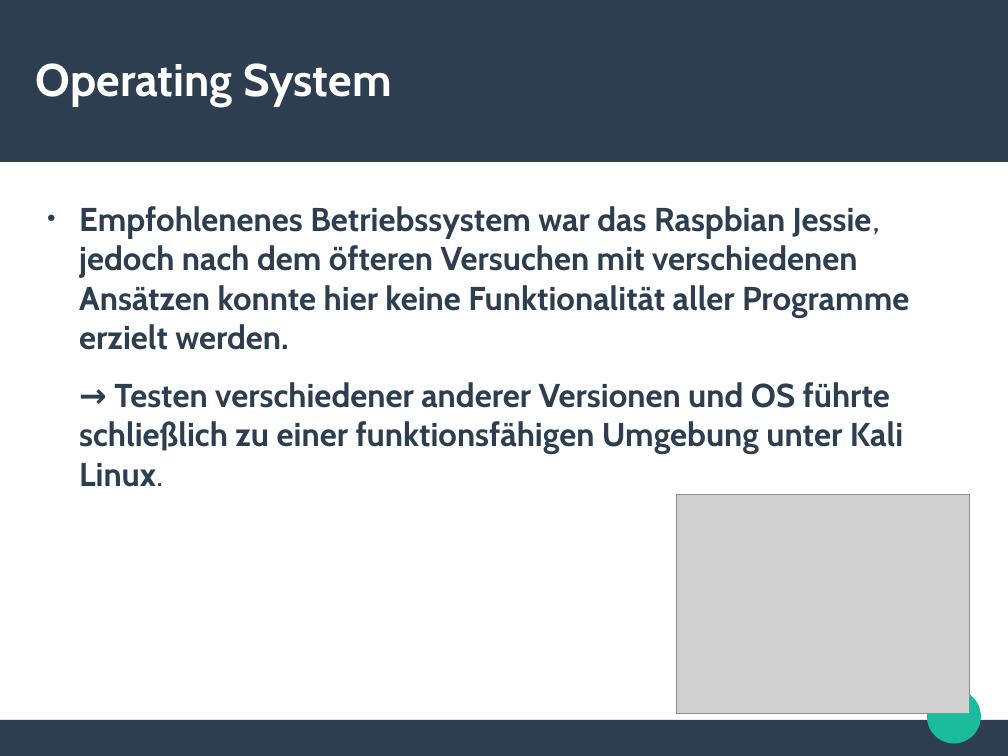
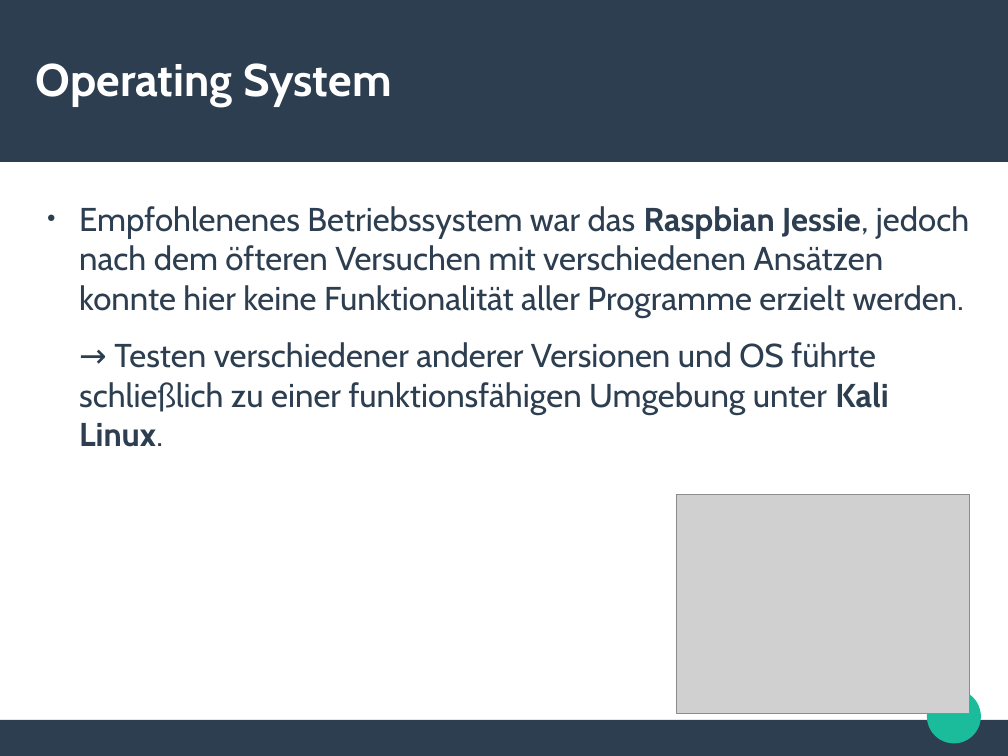
Before and after one commit to ookk2011/GrGsm-Gui, a slide deck: slide 18 of Präsentation_Projektarbeit.odp (slide 12 before the commit). Drawn at 1008x756 pixels with LibreOffice and Linux fonts; fonts in the diff are those of the drawing; grey boxes stand for pictures. Boxes give left, top, right and bottom in pixels: in the first picture for what was removed or moved away, otherwise in the second. Text is boxed around its words. In the diff, an @@ line names an element or a change of style, - is before the commit and + after.

```diff
--- a/Präsentation_Projektarbeit.odp
+++ b/Präsentation_Projektarbeit.odp
@@ text "Empfohlenenes Betriebssystem war das Raspbian ..." at [79,206,969,447]: bold off @@
```
Also in this commit, not shown: 6 other slides changed, 3 slides added, 1 slide removed.
